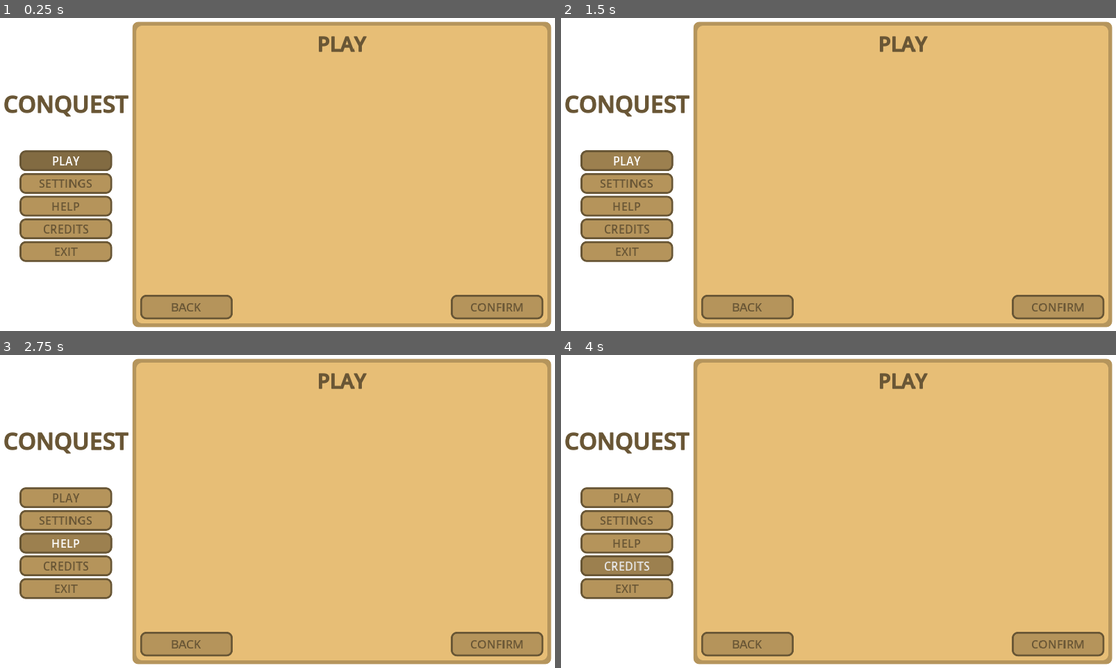
Above: before the commit, frames 1-4 (two rows, left to right).
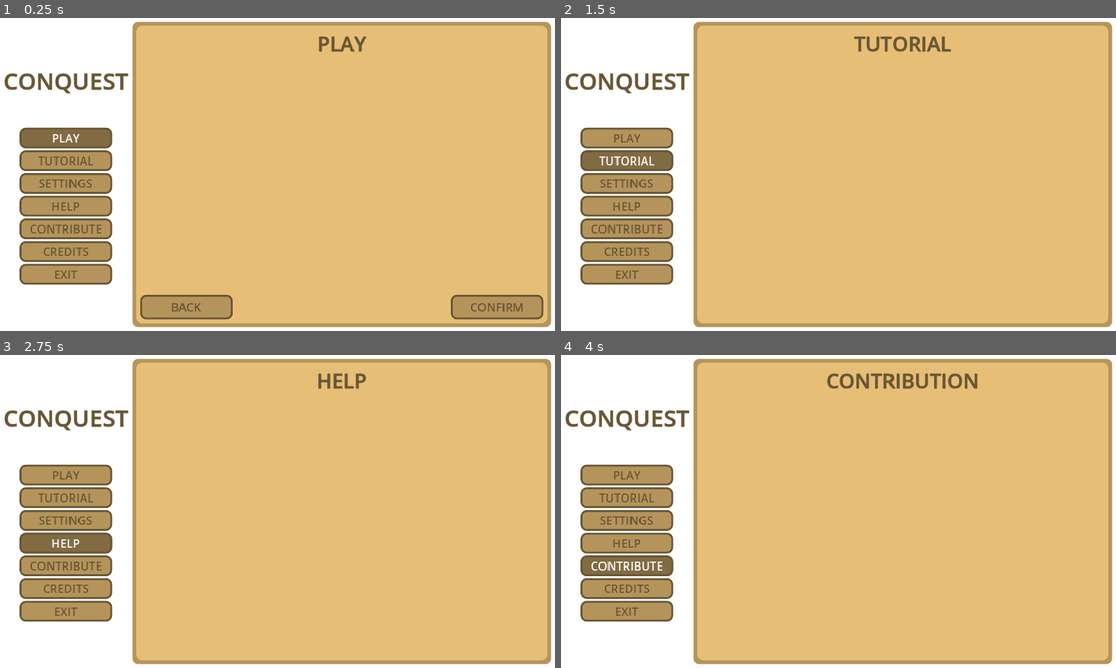
Above: after the commit, the same moments.

Repository: argosopentech/Conquest
Game: Godot game, scene res://Source/Main/main.tscn
The game is run twice, just before and just after one commit, with the same random seed, the same clock (stepped at 60 frames per second) and the same inputs.
Inputs (mouse positions are in pixels of both pictures, inside the frame that each line leads up to):
- Up to frame 1 (0.25 s): no input
- Up to frame 2 (1.5 s): click "SETTINGS" at 0.5 s; click (627, 161) at 1.25 s, where only the run after the commit has a clickable "TUTORIAL"
- Up to frame 3 (2.75 s): click "HELP" at 2 s
- Up to frame 4 (4 s): click "CREDITS" at 2.75 s; click (627, 564) at 3.5 s, where only the run after the commit has a clickable "CONTRIBUTE"

The runs differ from the first frame. In frame 1, 4.7% of the frame differs, in the area x 0-67%, y 5-86%; in frame 2, 7.8%; in frame 3, 7.7%; in frame 4, 8.0%, in the area x 0-98%, y 5-97%.

Commit message:
Added The Main Menu Header Buttons & Windows

Diff:
--- a/Game/Resource/Theme/user_interface.tres
+++ b/Game/Resource/Theme/user_interface.tres
@@ -13,7 +13,7 @@
 corner_radius_bottom_left = 12
 
 [sub_resource type="StyleBoxFlat" id="StyleBoxFlat_lhcd6"]
-bg_color = Color(0.61, 0.500403, 0.3111, 1)
+bg_color = Color(0.51, 0.41837, 0.2601, 1)
 border_width_left = 4
 border_width_top = 4
 border_width_right = 4
@@ -49,7 +49,7 @@
 corner_radius_bottom_left = 12
 
 [sub_resource type="StyleBoxFlat" id="StyleBoxFlat_7fi8c"]
-bg_color = Color(0.51, 0.41837, 0.2601, 1)
+bg_color = Color(0.509804, 0.419608, 0.258824, 1)
 border_width_left = 4
 border_width_top = 4
 border_width_right = 4
@@ -89,7 +89,7 @@
 Button/styles/pressed = SubResource("StyleBoxFlat_7fi8c")
 Label/colors/font_color = Color(0.411765, 0.337255, 0.207843, 1)
 Label/colors/font_outline_color = Color(0.411765, 0.337255, 0.207843, 1)
-Label/constants/outline_size = 4
+Label/constants/outline_size = 2
 Label/font_sizes/font_size = 36
 Panel/styles/panel = SubResource("StyleBoxFlat_ln7tp")
 PanelContainer/styles/panel = SubResource("StyleBoxFlat_8ulir")
--- /dev/null
+++ b/Game/Source/Main/main.gd
@@ -0,0 +1,20 @@
+class_name Main extends Control
+
+@onready var buttons: VBoxContainer = $MarginContainer/Menu/Headers/Buttons
+@onready var windows: MarginContainer = $MarginContainer/Menu/Windows/MarginContainer
+
+var button_pressed: StringName = &"Play"
+
+func _ready():
+	connect_signals()
+
+func connect_signals():
+	for button: Button in buttons.get_children():
+		button.pressed.connect(_on_button_pressed.bind(button.name))
+
+func _on_button_pressed(button_name: StringName):
+	var window_path = str(button_pressed) + "Window"
+	windows.get_node(window_path).hide()
+	button_pressed = button_name
+	window_path = str(button_pressed) + "Window"
+	windows.get_node(window_path).show()
--- a/Game/Source/Main/main.tscn
+++ b/Game/Source/Main/main.tscn
@@ -1,7 +1,14 @@
-[gd_scene load_steps=4 format=3 uid="uid://ua8ss5lq54eh"]
+[gd_scene load_steps=11 format=3 uid="uid://ua8ss5lq54eh"]
 
 [ext_resource type="Theme" uid="uid://txenq7kperef" path="res://Resource/Theme/user_interface.tres" id="1_kif6x"]
 [ext_resource type="PackedScene" uid="uid://dc5jhcekucpoc" path="res://Source/Window/PlayWindow/play_window.tscn" id="2_lloje"]
+[ext_resource type="Script" path="res://Source/Main/main.gd" id="2_sha2p"]
+[ext_resource type="PackedScene" uid="uid://c5mvtqg6qqm7f" path="res://Source/Window/SettingsWindow/settings_window.tscn" id="3_5r861"]
+[ext_resource type="PackedScene" uid="uid://cssj0oebvd6pm" path="res://Source/Window/TutorialWindow/tutorial_window.tscn" id="4_ewejv"]
+[ext_resource type="PackedScene" uid="uid://c8q7nch8d2jsy" path="res://Source/Window/HelpWindow/help_window.tscn" id="6_rpe8n"]
+[ext_resource type="PackedScene" uid="uid://dqetflla5t8es" path="res://Source/Window/ContributionWindow/contribution_window.tscn" id="7_eqeke"]
+[ext_resource type="PackedScene" uid="uid://cx48tvev3083c" path="res://Source/Window/CreditsWindow/credits_window.tscn" id="8_4rqqn"]
+[ext_resource type="PackedScene" uid="uid://bgf4vhq3eu3st" path="res://Source/Window/ExitWindow/exit_window.tscn" id="9_52nim"]
 
 [sub_resource type="ButtonGroup" id="ButtonGroup_ofvi4"]
 allow_unpress = true
@@ -14,6 +21,7 @@
 grow_horizontal = 2
 grow_vertical = 2
 theme = ExtResource("1_kif6x")
+script = ExtResource("2_sha2p")
 
 [node name="Background" type="ColorRect" parent="."]
 layout_mode = 1
@@ -35,30 +43,29 @@
 theme_override_constants/margin_right = 8
 theme_override_constants/margin_bottom = 8
 
-[node name="HBoxContainer" type="HBoxContainer" parent="MarginContainer"]
+[node name="Menu" type="HBoxContainer" parent="MarginContainer"]
 layout_mode = 2
 theme_override_constants/separation = 8
 
-[node name="VBoxContainer2" type="VBoxContainer" parent="MarginContainer/HBoxContainer"]
+[node name="Headers" type="VBoxContainer" parent="MarginContainer/Menu"]
 layout_mode = 2
 size_flags_vertical = 4
 theme_override_constants/separation = 64
 
-[node name="Label" type="Label" parent="MarginContainer/HBoxContainer/VBoxContainer2"]
+[node name="Label" type="Label" parent="MarginContainer/Menu/Headers"]
 layout_mode = 2
 size_flags_vertical = 0
-theme_override_constants/outline_size = 4
 theme_override_font_sizes/font_size = 48
 text = "Conquest"
 horizontal_alignment = 1
 vertical_alignment = 1
 uppercase = true
 
-[node name="VBoxContainer" type="VBoxContainer" parent="MarginContainer/HBoxContainer/VBoxContainer2"]
+[node name="Buttons" type="VBoxContainer" parent="MarginContainer/Menu/Headers"]
 layout_mode = 2
 size_flags_horizontal = 4
 
-[node name="Play" type="Button" parent="MarginContainer/HBoxContainer/VBoxContainer2/VBoxContainer"]
+[node name="Play" type="Button" parent="MarginContainer/Menu/Headers/Buttons"]
 custom_minimum_size = Vector2(192, 36)
 layout_mode = 2
 toggle_mode = true
@@ -66,44 +73,82 @@
 button_group = SubResource("ButtonGroup_ofvi4")
 text = "PLAY"
 
-[node name="Settings" type="Button" parent="MarginContainer/HBoxContainer/VBoxContainer2/VBoxContainer"]
+[node name="Tutorial" type="Button" parent="MarginContainer/Menu/Headers/Buttons"]
+custom_minimum_size = Vector2(192, 36)
+layout_mode = 2
+toggle_mode = true
+button_group = SubResource("ButtonGroup_ofvi4")
+text = "TUTORIAL"
+
+[node name="Settings" type="Button" parent="MarginContainer/Menu/Headers/Buttons"]
 custom_minimum_size = Vector2(192, 36)
 layout_mode = 2
 toggle_mode = true
 button_group = SubResource("ButtonGroup_ofvi4")
 text = "SETTINGS"
 
-[node name="Help" type="Button" parent="MarginContainer/HBoxContainer/VBoxContainer2/VBoxContainer"]
+[node name="Help" type="Button" parent="MarginContainer/Menu/Headers/Buttons"]
 custom_minimum_size = Vector2(192, 36)
 layout_mode = 2
 toggle_mode = true
 button_group = SubResource("ButtonGroup_ofvi4")
 text = "HELP"
 
-[node name="Credits" type="Button" parent="MarginContainer/HBoxContainer/VBoxContainer2/VBoxContainer"]
+[node name="Contribution" type="Button" parent="MarginContainer/Menu/Headers/Buttons"]
+custom_minimum_size = Vector2(192, 36)
+layout_mode = 2
+toggle_mode = true
+button_group = SubResource("ButtonGroup_ofvi4")
+text = "CONTRIBUTE"
+
+[node name="Credits" type="Button" parent="MarginContainer/Menu/Headers/Buttons"]
 custom_minimum_size = Vector2(192, 36)
 layout_mode = 2
 toggle_mode = true
 button_group = SubResource("ButtonGroup_ofvi4")
 text = "CREDITS"
 
-[node name="Exit" type="Button" parent="MarginContainer/HBoxContainer/VBoxContainer2/VBoxContainer"]
+[node name="Exit" type="Button" parent="MarginContainer/Menu/Headers/Buttons"]
 custom_minimum_size = Vector2(192, 36)
 layout_mode = 2
 toggle_mode = true
 button_group = SubResource("ButtonGroup_ofvi4")
 text = "EXIT"
 
-[node name="PanelContainer" type="PanelContainer" parent="MarginContainer/HBoxContainer"]
+[node name="Windows" type="PanelContainer" parent="MarginContainer/Menu"]
 layout_mode = 2
 size_flags_horizontal = 3
 
-[node name="MarginContainer" type="MarginContainer" parent="MarginContainer/HBoxContainer/PanelContainer"]
+[node name="MarginContainer" type="MarginContainer" parent="MarginContainer/Menu/Windows"]
 layout_mode = 2
 theme_override_constants/margin_left = 8
 theme_override_constants/margin_top = 8
 theme_override_constants/margin_right = 8
 theme_override_constants/margin_bottom = 8
 
-[node name="PlayWindow" parent="MarginContainer/HBoxContainer/PanelContainer/MarginContainer" instance=ExtResource("2_lloje")]
+[node name="PlayWindow" parent="MarginContainer/Menu/Windows/MarginContainer" instance=ExtResource("2_lloje")]
 layout_mode = 2
+
+[node name="TutorialWindow" parent="MarginContainer/Menu/Windows/MarginContainer" instance=ExtResource("4_ewejv")]
+visible = false
+layout_mode = 2
+
+[node name="SettingsWindow" parent="MarginContainer/Menu/Windows/MarginContainer" instance=ExtResource("3_5r861")]
+visible = false
+layout_mode = 2
+
+[node name="HelpWindow" parent="MarginContainer/Menu/Windows/MarginContainer" instance=ExtResource("6_rpe8n")]
+visible = false
+layout_mode = 2
+
+[node name="ContributionWindow" parent="MarginContainer/Menu/Windows/MarginContainer" instance=ExtResource("7_eqeke")]
+visible = false
+layout_mode = 2
+
+[node name="CreditsWindow" parent="MarginContainer/Menu/Windows/MarginContainer" instance=ExtResource("8_4rqqn")]
+visible = false
+layout_mode = 2
+
+[node name="ExitWindow" parent="MarginContainer/Menu/Windows/MarginContainer" instance=ExtResource("9_52nim")]
+visible = false
+layout_mode = 2
--- /dev/null
+++ b/Game/Source/Window/ContributionWindow/contribution_window.tscn
@@ -0,0 +1,8 @@
+[gd_scene load_steps=2 format=3 uid="uid://dqetflla5t8es"]
+
+[ext_resource type="PackedScene" uid="uid://bceqtsdrapbbf" path="res://Resource/Window/window.tscn" id="1_idcsq"]
+
+[node name="ContributionWindow" instance=ExtResource("1_idcsq")]
+
+[node name="Label" parent="MarginContainer/VBoxContainer" index="0"]
+text = "CONTRIBUTION"
--- /dev/null
+++ b/Game/Source/Window/CreditsWindow/credits_window.tscn
@@ -0,0 +1,8 @@
+[gd_scene load_steps=2 format=3 uid="uid://cx48tvev3083c"]
+
+[ext_resource type="PackedScene" uid="uid://bceqtsdrapbbf" path="res://Resource/Window/window.tscn" id="1_vesgh"]
+
+[node name="CreditsWindow" instance=ExtResource("1_vesgh")]
+
+[node name="Label" parent="MarginContainer/VBoxContainer" index="0"]
+text = "CREDITS"
--- /dev/null
+++ b/Game/Source/Window/ExitWindow/exit_window.tscn
@@ -0,0 +1,8 @@
+[gd_scene load_steps=2 format=3 uid="uid://bgf4vhq3eu3st"]
+
+[ext_resource type="PackedScene" uid="uid://bceqtsdrapbbf" path="res://Resource/Window/window.tscn" id="1_5bewk"]
+
+[node name="ExitWindow" instance=ExtResource("1_5bewk")]
+
+[node name="Label" parent="MarginContainer/VBoxContainer" index="0"]
+text = "EXIT"
--- /dev/null
+++ b/Game/Source/Window/HelpWindow/help_window.tscn
@@ -0,0 +1,8 @@
+[gd_scene load_steps=2 format=3 uid="uid://c8q7nch8d2jsy"]
+
+[ext_resource type="PackedScene" uid="uid://bceqtsdrapbbf" path="res://Resource/Window/window.tscn" id="1_hu8kq"]
+
+[node name="HelpWindow" instance=ExtResource("1_hu8kq")]
+
+[node name="Label" parent="MarginContainer/VBoxContainer" index="0"]
+text = "HELP"
--- /dev/null
+++ b/Game/Source/Window/SettingsWindow/settings_window.tscn
@@ -0,0 +1,8 @@
+[gd_scene load_steps=2 format=3 uid="uid://c5mvtqg6qqm7f"]
+
+[ext_resource type="PackedScene" uid="uid://bceqtsdrapbbf" path="res://Resource/Window/window.tscn" id="1_vqrjh"]
+
+[node name="SettingsWindow" instance=ExtResource("1_vqrjh")]
+
+[node name="Label" parent="MarginContainer/VBoxContainer" index="0"]
+text = "SETTINGS"
--- /dev/null
+++ b/Game/Source/Window/TutorialWindow/tutorial_window.tscn
@@ -0,0 +1,8 @@
+[gd_scene load_steps=2 format=3 uid="uid://cssj0oebvd6pm"]
+
+[ext_resource type="PackedScene" uid="uid://bceqtsdrapbbf" path="res://Resource/Window/window.tscn" id="1_s70da"]
+
+[node name="TutorialWindow" instance=ExtResource("1_s70da")]
+
+[node name="Label" parent="MarginContainer/VBoxContainer" index="0"]
+text = "TUTORIAL"
